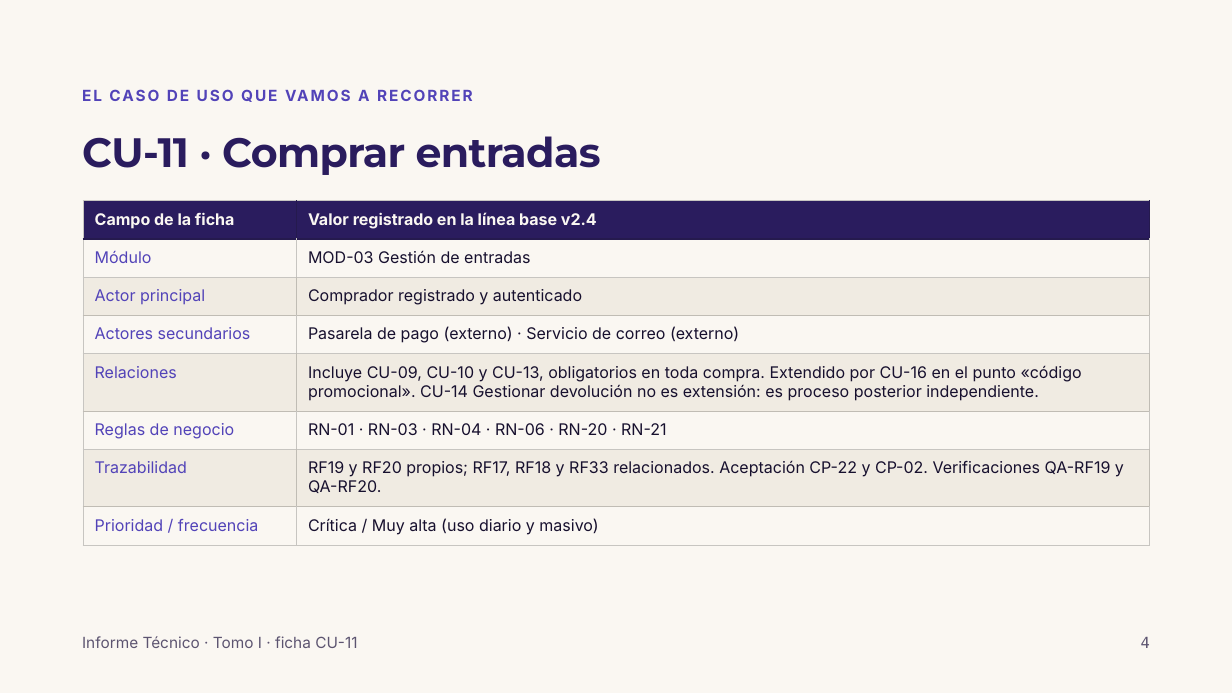
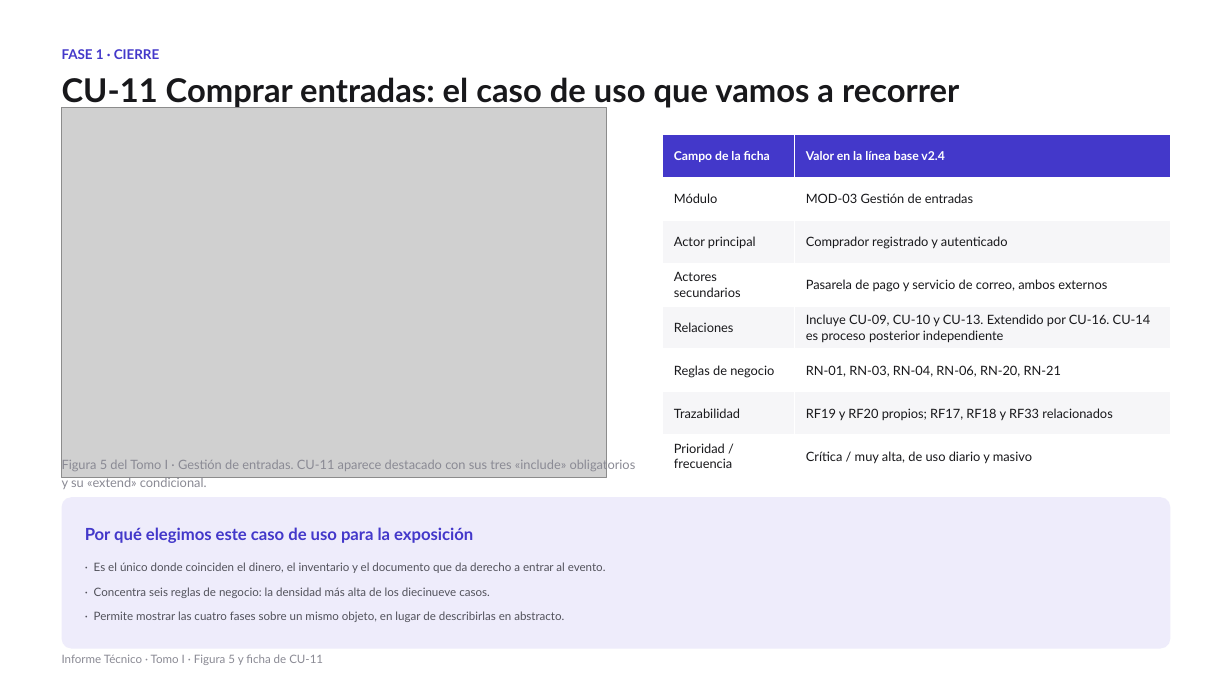
Before and after one commit to wdelgadoc/Grupo5-IR-UNFV, a slide deck: slide 8 of Presentacion_VAOPE_CU-11_Grupo_5.pptx (slide 4 before the commit). Drawn at 1232x693 pixels with LibreOffice and Linux fonts; fonts in the diff are those of the drawing; grey boxes stand for pictures. Boxes give left, top, right and bottom in pixels: in the first picture for what was removed or moved away, otherwise in the second. Text is boxed around its words. In the diff, an @@ line names an element or a change of style, - is before the commit and + after.

```diff
--- a/Presentacion_VAOPE_CU-11_Grupo_5.pptx
+++ b/Presentacion_VAOPE_CU-11_Grupo_5.pptx
@@ background #FAF7F2 to #FFFFFF @@
@@ text added at (62,49,159,59), 10.5 pt, text #4338CA, bold @@
+FASE 1 · CIERRE
@@ text at (62,77,959,108): text changed; size 12 to 25.5 pt; font Inter to Lato; text colour #5243B8 to #18181B @@
-EL CASO DE USO QUE VAMOS A RECORRER
+CU-11 Comprar entradas: el caso de uso que vamos a recorrer
@@ picture added at (62,107,607,478) @@
@@ title removed at (82,136,601,175) @@
-CU-11 · Comprar entradas
@@ table at (663,134,1170,478) @@
-row 1, column 2: Valor registrado en la línea base v2.4
+row 1, column 2: Valor en la línea base v2.4
-row 4, column 2: Pasarela de pago (externo) · Servicio de correo (externo)
+row 4, column 2: Pasarela de pago y servicio de correo, ambos externos
-row 5, column 2: Incluye CU-09, CU-10 y CU-13, obligatorios en toda compra. Extendido por CU-16 en el punto «código promocional». CU-14 Gestionar devolución no es extensión: es proceso posterior independiente.
+row 5, column 2: Incluye CU-09, CU-10 y CU-13. Extendido por CU-16. CU-14 es proceso posterior independiente
-row 6, column 2: RN-01 · RN-03 · RN-04 · RN-06 · RN-20 · RN-21
+row 6, column 2: RN-01, RN-03, RN-04, RN-06, RN-20, RN-21
-row 7, column 2: RF19 y RF20 propios; RF17, RF18 y RF33 relacionados. Aceptación CP-22 y CP-02. Verificaciones QA-RF19 y QA-RF20.
+row 7, column 2: RF19 y RF20 propios; RF17, RF18 y RF33 relacionados
-row 8, column 2: Crítica / Muy alta (uso diario y masivo)
+row 8, column 2: Crítica / muy alta, de uso diario y masivo
@@ fill #2A1C5E to #4338CA in row 1 @@
@@ fill none to #FFFFFF in 8 cells @@
@@ fill #F0EBE2 to #F6F6F8 in 6 cells @@
@@ size 12.5 to 9.5 pt, text colour #FAF7F2 to #FFFFFF in "Campo de la ficha" @@
@@ font Inter to Lato in "Campo de la ficha", "Módulo", "MOD-03 Gestión de entradas", "Actor principal" and 6 more places @@
@@ size 12.5 to 10 pt in "Módulo", "MOD-03 Gestión de entradas", "Actor principal", "Comprador registrado y autenticado" and 5 more places @@
@@ text colour #5243B8 to #18181B in "Módulo", "Actor principal", "Actores secundarios", "Relaciones" and 3 more places @@
@@ text colour #17102E to #18181B in "MOD-03 Gestión de entradas", "Comprador registrado y autenticado" @@
@@ line spacing 15pt to 1 @@
@@ borders changed @@
@@ table: place and size @@
-table at (83,201,1151,545)
+table at (663,134,1170,478)
@@ text added at (62,458,636,489), 10 pt, text #8A8A94 @@
+Figura 5 del Tomo I · Gestión de entradas. CU-11 aparece destacado con sus tres «include» obligatorios y su «extend» condicional.
@@ rounded rectangle added at (62,497,1171,649), fill #EEECFB @@
@@ text added at (85,527,473,543), 13 pt, text #4338CA, bold @@
+Por qué elegimos este caso de uso para la exposición
@@ text added at (94,562,606,573), 9 pt, text #52525B @@
+· Es el único donde coinciden el dinero, el inventario y el documento que da derecho a entrar al evento.
@@ text added at (94,587,490,598), 9 pt, text #52525B @@
+· Concentra seis reglas de negocio: la densidad más alta de los diecinueve casos.
@@ text added at (94,611,564,622), 9 pt, text #52525B @@
+· Permite mostrar las cuatro fases sobre un mismo objeto, en lugar de describirlas en abstracto.
@@ text at (62,654,323,665): text changed; size 12 to 9 pt; font Inter to Lato; text colour #5C5470 to #8A8A94 @@
-Informe Técnico · Tomo I · ficha CU-11
+Informe Técnico · Tomo I · Figura 5 y ficha de CU-11
@@ text removed at (1141,637,1150,648) @@
-4
```
Also in this commit, not shown: 17 other slides changed, 12 slides added, 13 slides removed.
